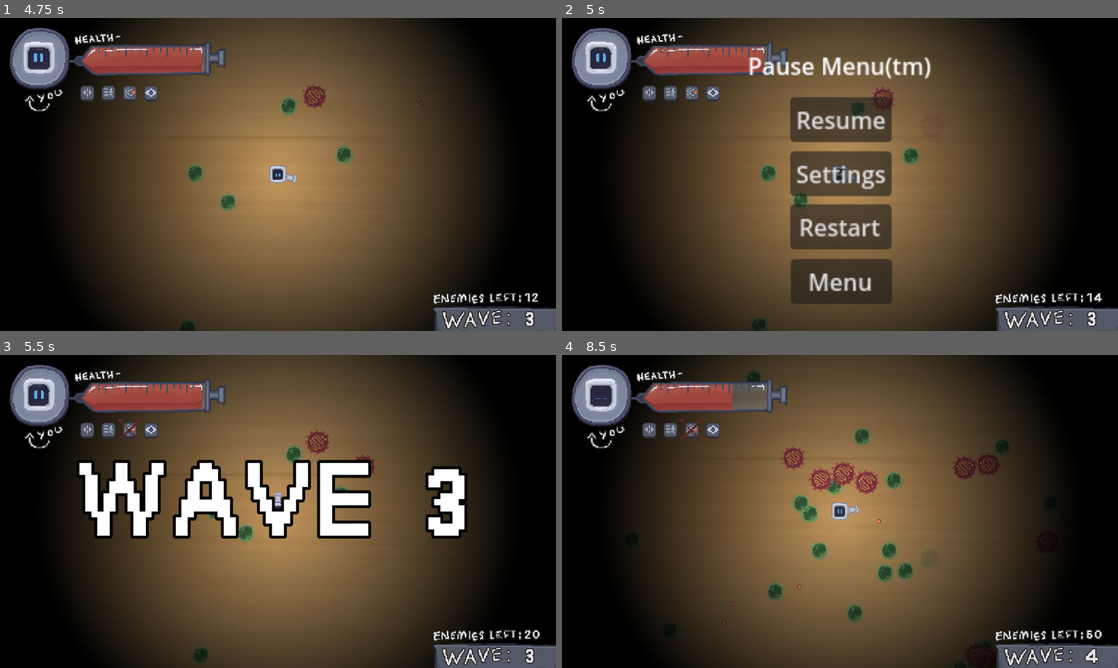
Above: before the commit, frames 1-4 (two rows, left to right).
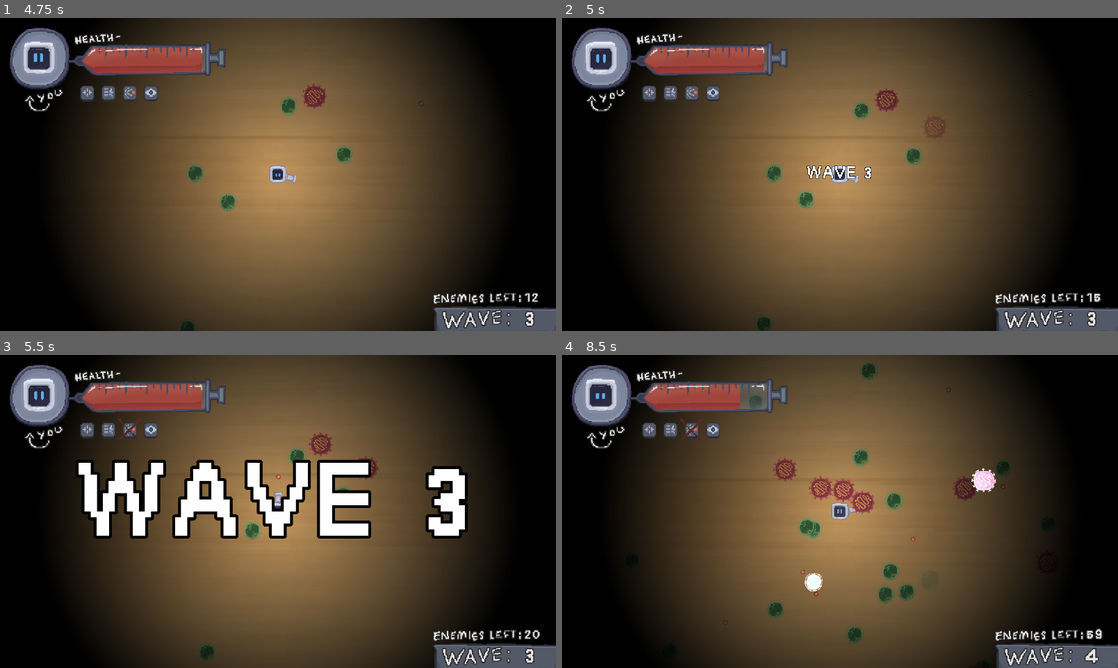
Above: after the commit, the same moments.

Repository: kaminaryu/um-gamejam
Game: Godot game, scene res://src/scenes/main_menu.tscn
Two runs of this game, one before a commit and one after it. Both use one fixed random seed, a clock stepped at 60 frames per second and the inputs below.
Inputs (mouse positions are in pixels of both pictures, inside the frame that each line leads up to):
- Up to frame 1 (4.75 s): click (439, 168) at 0.5 s; tap Enter at 1.25, 2.85 s; move the mouse to (400, 158) at 1.27 s; hold D (move_right) 1.28-2 s; tap Shift (dash) at 1.35, 4.35 s; click (400, 158) at 1.42 s; drag from (166, 190) to (250, 237) at 2.02 s; move the mouse to (333, 105) at 2.77 s; hold D (move_right) 2.78-3.5 s; drag from (250, 237) to (111, 127) at 3.52 s; move the mouse to (444, 221) at 4.27 s; hold A (move_left) from 4.28 s (still down)
- Up to frame 2 (5 s): keep holding A (move_left); tap Escape (pause_game) at 4.9 s
- Up to frame 3 (5.5 s): release A (move_left) at 5 s; click (278, 455) at 5 s, where only the run before the commit has a clickable "Resume"
- Up to frame 4 (8.5 s): drag from (673, 464) to (756, 433) at 5.77 s; move the mouse to (867, 511) at 6.52 s; hold S (move_down) 6.53-7.25 s; tap Enter at 6.6 s; click (867, 511) at 6.67 s; drag from (756, 433) to (728, 527) at 7.27 s; move the mouse to (962, 495) at 8.02 s; hold W (move_up) from 8.03 s (still down); tap Shift (dash) at 8.1 s

Frame 1 is identical in both runs. In frame 2, 12% of the frame differs, in the area x 4-98%, y 7-100%; in frame 3, 1.9%; in frame 4, 5.3%.
Error after the commit: Parse Error: Mixed use of tabs and spaces for indentation. (res://src/autoloads/game_master.gd:51)

Commit message:
idfk fuckass godot punye hla

Diff:
--- a/src/autoloads/audio_manager.gd
+++ b/src/autoloads/audio_manager.gd
@@ -2,8 +2,8 @@
 
 ## Converts 0.0-1.0 slider value to dB and updates the bus
 func set_bus_volume_percent(bus_name: String, percent: float) -> void:
-    var bus_index = AudioServer.get_bus_index(bus_name)
-    if bus_index != -1:
-        # linear_to_db handles the logarithmic math for you
-        var db_value = linear_to_db(percent)
-        AudioServer.set_bus_volume_db(bus_index, db_value)
+	var bus_index = AudioServer.get_bus_index(bus_name)
+	if bus_index != -1:
+		# linear_to_db handles the logarithmic math for you
+		var db_value = linear_to_db(percent)
+		AudioServer.set_bus_volume_db(bus_index, db_value)
--- a/src/autoloads/game_master.gd
+++ b/src/autoloads/game_master.gd
@@ -9,48 +9,48 @@
 
 
 func _ready() -> void :
-    reset()
+	reset()
 
 
 func reset() -> void :
-    pause_game(false)
-    delete_all_entities()
-    is_ingame = false
+	pause_game(false)
+	delete_all_entities()
+	is_ingame = false
 
 
 func delete_all_entities() -> void :
-    for entity in get_tree().get_nodes_in_group("Entities") :
-        entity.queue_free()
+	for entity in get_tree().get_nodes_in_group("Entities") :
+		entity.queue_free()
 
 
 func pause_game(pause: bool) -> void :
-    if (not is_ingame) :
-        return
+	if (not is_ingame) :
+		return
 
-    game_paused = pause
+	game_paused = pause
 
-    if (pause) :
-        pause_menu = PAUSE_MENU_SCENE.instantiate()
-        get_tree().paused = true
-        get_tree().root.add_child(pause_menu)
-    else :
-        if (not pause_menu) :
-            return
-        get_tree().paused = false
-        pause_menu.queue_free()
+	if (pause) :
+		pause_menu = PAUSE_MENU_SCENE.instantiate()
+		get_tree().paused = true
+		get_tree().root.add_child(pause_menu)
+	else :
+		if (not pause_menu) :
+			return
+		get_tree().paused = false
+		pause_menu.queue_free()
 
 
 func player_death() -> void :
-    var death_menu = DEATH_MENU_SCENE.instantiate()
-    get_tree().paused = true
-    get_tree().root.add_child(death_menu)
+	var death_menu = DEATH_MENU_SCENE.instantiate()
+	get_tree().paused = true
+	get_tree().root.add_child(death_menu)
 
-    MusicPlayer.switch_to_track("Gameover")
+	MusicPlayer.switch_to_track("Gameover")
 
 
 func _input(event: InputEvent) -> void :
-     if (event.is_action_pressed("pause_game")) :
-        if (game_paused) :
-            pause_game(false)
-        else :
-            pause_game(true)
+	 if (event.is_action_pressed("pause_game")) :
+		if (game_paused) :
+			pause_game(false)
+		else :
+			pause_game(true)
--- a/src/autoloads/music_player.gd
+++ b/src/autoloads/music_player.gd
@@ -3,32 +3,32 @@
 @onready var music_player := AudioStreamPlayer.new()
 
 const MUSICS = {
-    "Mainmenu": preload("res://assets/soundtracks/Choose Your Racer.wav"),
-    "Gameplay": preload("res://assets/soundtracks/Bouncing Pyramids.wav"),
-    "Gameover": preload("res://assets/soundtracks/You Lost.wav"),
+	"Mainmenu": preload("res://assets/soundtracks/Choose Your Racer.wav"),
+	"Gameplay": preload("res://assets/soundtracks/Bouncing Pyramids.wav"),
+	"Gameover": preload("res://assets/soundtracks/You Lost.wav"),
 }
 
 func _ready() -> void :
-    add_child(music_player)
-    # this is a stringID type shit, instead of checking chars one by one, each string have ID
-    # yk.... LIKE A POINTER
-    music_player.bus = &"Music"
+	add_child(music_player)
+	# this is a stringID type shit, instead of checking chars one by one, each string have ID
+	# yk.... LIKE A POINTER
+	music_player.bus = &"Music"
 
-    # DEBUG: Check if the bus exists
-    var index = AudioServer.get_bus_index(&"Music")
-    if index == -1:
-        print("ERROR: Bus 'Music' not found! Audio is defaulting to Master.")
-    else:
-        print("Music bus found at index: ", index)
+	# DEBUG: Check if the bus exists
+	var index = AudioServer.get_bus_index(&"Music")
+	if index == -1:
+		print("ERROR: Bus 'Music' not found! Audio is defaulting to Master.")
+	else:
+		print("Music bus found at index: ", index)
 
 func switch_to_track(name: String) -> void :
-    if not MUSICS.has(name) :
-        push_error("Music Doesnt Exist")
-        return
+	if not MUSICS.has(name) :
+		push_error("Music Doesnt Exist")
+		return
 
-    var music_asset = MUSICS[name]
-    if music_player.stream == music_asset and music_player.playing :
-        return
+	var music_asset = MUSICS[name]
+	if music_player.stream == music_asset and music_player.playing :
+		return
 
-    music_player.stream = music_asset
-    music_player.play()
+	music_player.stream = music_asset
+	music_player.play()
--- a/src/scenes/main.gd
+++ b/src/scenes/main.gd
@@ -1,5 +1,5 @@
 extends Node2D
 
 func _ready() -> void :
-    MusicPlayer.switch_to_track("Gameplay")
-    #GameMaster.is_ingame = true
+	MusicPlayer.switch_to_track("Gameplay")
+	#GameMaster.is_ingame = true
--- a/src/scenes/pause_menu.gd
+++ b/src/scenes/pause_menu.gd
@@ -1,17 +1,17 @@
 extends CanvasLayer
 
 func _on_resume_button_pressed() -> void:
-    GameMaster.pause_game(false)
+	GameMaster.pause_game(false)
 
 func _on_settings_button_pressed() -> void:
-    $SettingsMenu.open_settings()
+	$SettingsMenu.open_settings()
 
 func _on_restart_button_pressed() -> void:
-    WaveHandler.reset()
-    GameMaster.reset()
-    get_tree().change_scene_to_file("res://src/scenes/main.tscn")
+	WaveHandler.reset()
+	GameMaster.reset()
+	get_tree().change_scene_to_file("res://src/scenes/main.tscn")
 
 func _on_menu_button_pressed() -> void:
-    WaveHandler.reset()
-    GameMaster.reset()
-    get_tree().change_scene_to_file("res://src/scenes/main_menu.tscn")
+	WaveHandler.reset()
+	GameMaster.reset()
+	get_tree().change_scene_to_file("res://src/scenes/main_menu.tscn")
Not shown: 1 places in src/scenes/main.tscn that only renumber resources
Not shown: 1 places in src/scenes/main_menu.tscn that only renumber resources
